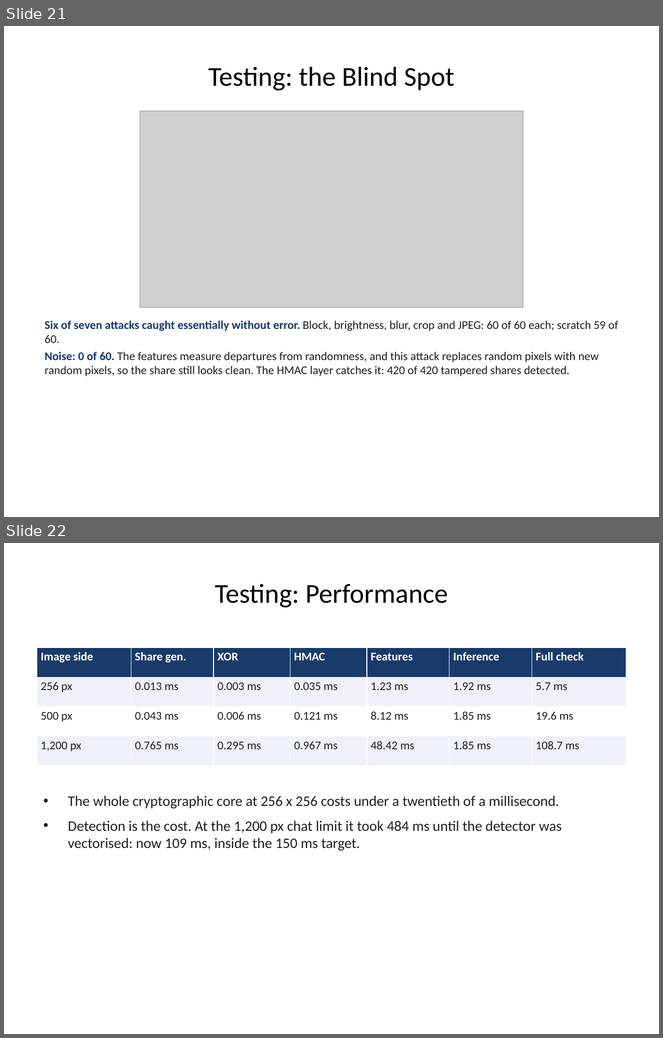
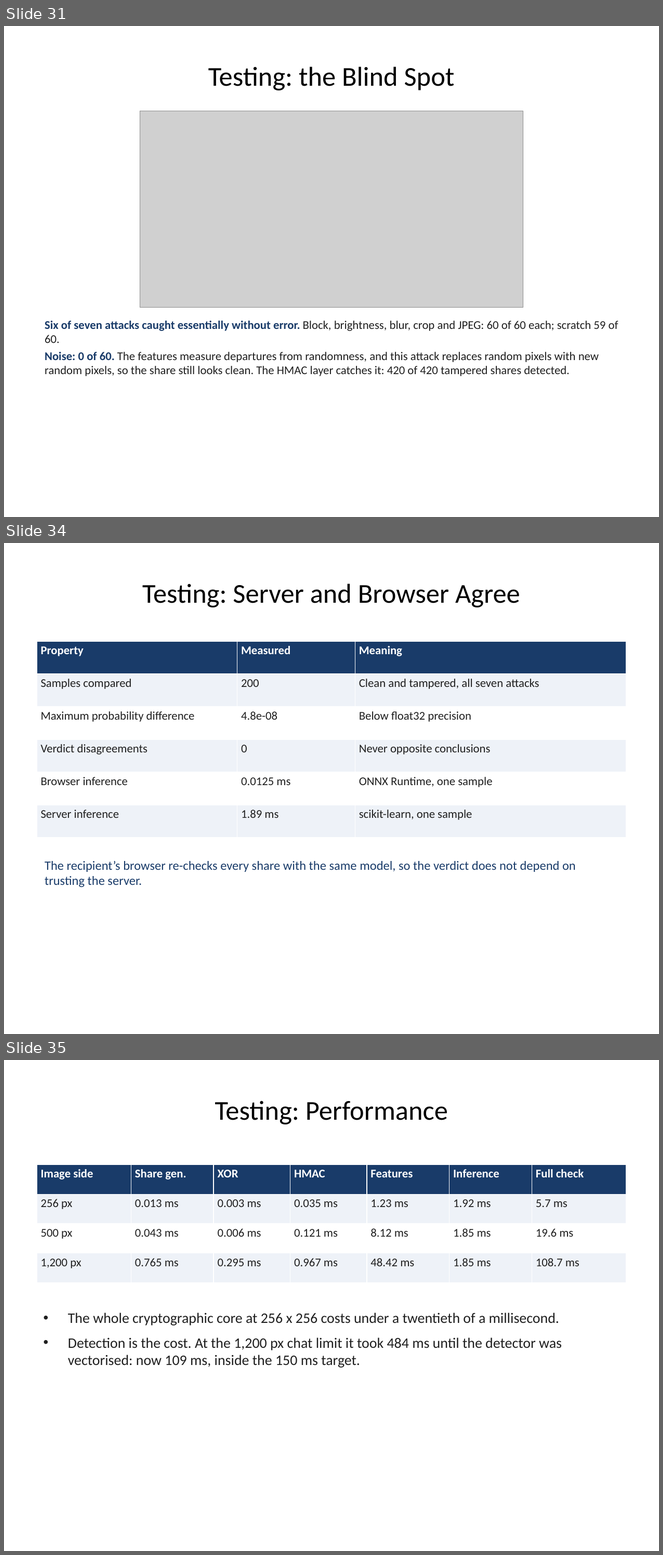
Before and after one commit to 1337PAIN/Reveal-X-chat, a slide deck: Reveal-X_FYP_Presentation.pptx. Shown one above the other, each under a label of ours: slides 21 and 22 before the commit, slides 31, 34 and 35 after it; the slides between them are not shown. The pictures are 663x1038 and 663x1555 pixels, drawn with LibreOffice and Linux fonts; fonts in the diff are those of the drawing; grey boxes stand for pictures; background and template pictures are left out. Boxes give left, top, right and bottom in pixels: in the first picture for what was removed or moved away, otherwise in the second. Text is boxed around its words. In the diff, an @@ line names an element or a change of style, - is before the commit and + after.

Commit message:
Extend the FYP presentation to 49 slides
Adds the report's comparison tables, layered architecture, STRIDE and
threat resistance model, the detector's features and datasets, the test
suite by area and test case TC-01, storage cost, the two integrity
layers, the classifier comparison, server/browser parity, Objective 9,
critical review, future recommendations, a reconstruction screenshot
and a conclusion.

```diff
--- a/Reveal-X_FYP_Presentation.pptx
+++ b/Reveal-X_FYP_Presentation.pptx
@@ slide 34 added at bbox=[4, 543, 659, 1034], background picture (left out) @@
@@ title added at bbox=[142, 584, 520, 607], 30 pt, text #000000 @@
+Testing: Server and Browser Agree
@@ table added at bbox=[37, 641, 626, 838], 6 rows, 3 columns @@
+Property | Measured | Meaning
+Samples compared | 200 | Clean and tampered, all seven attacks
+Maximum probability difference | 4.8e-08 | Below float32 precision
+Verdict disagreements | 0 | Never opposite conclusions
+Browser inference | 0.0125 ms | ONNX Runtime, one sample
+Server inference | 1.89 ms | scikit-learn, one sample
@@ text added at bbox=[45, 861, 576, 888], 14 pt, text #193B69 @@
+The recipient’s browser re-checks every share with the same model, so the verdict does not depend on trusting the server.
@@ what was slide 21 is now slide 31 @@
@@ what was slide 22 is now slide 35 @@
```
Also in this commit, not shown: 17 other slides added, 1 other file.
